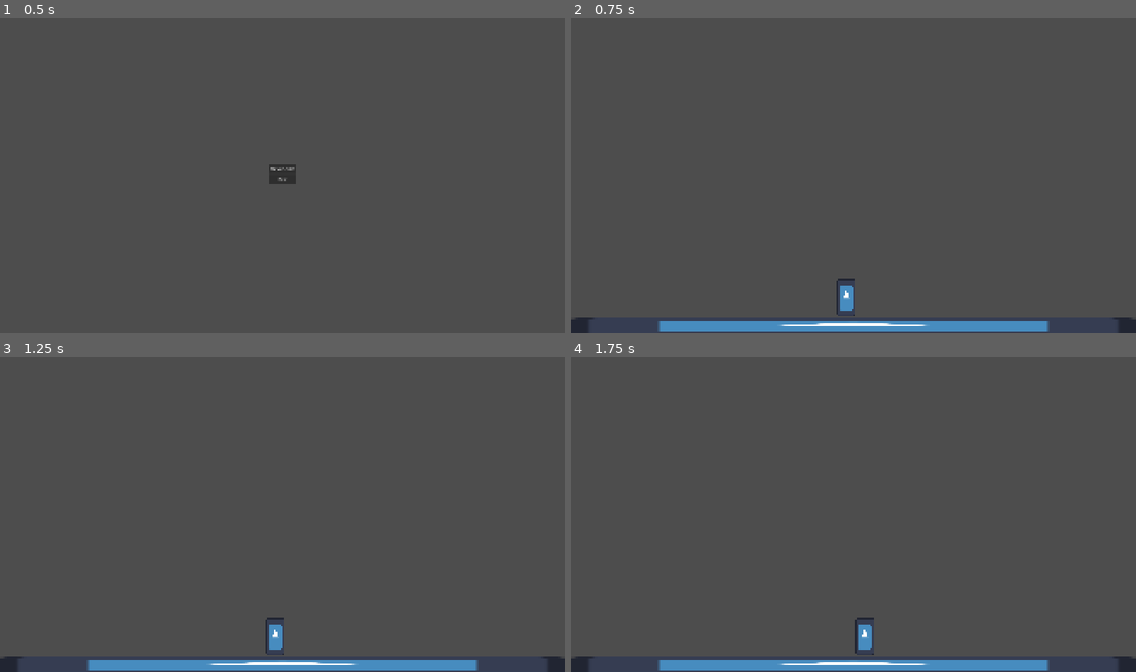
Above: before the commit, frames 1-4 (two rows, left to right).
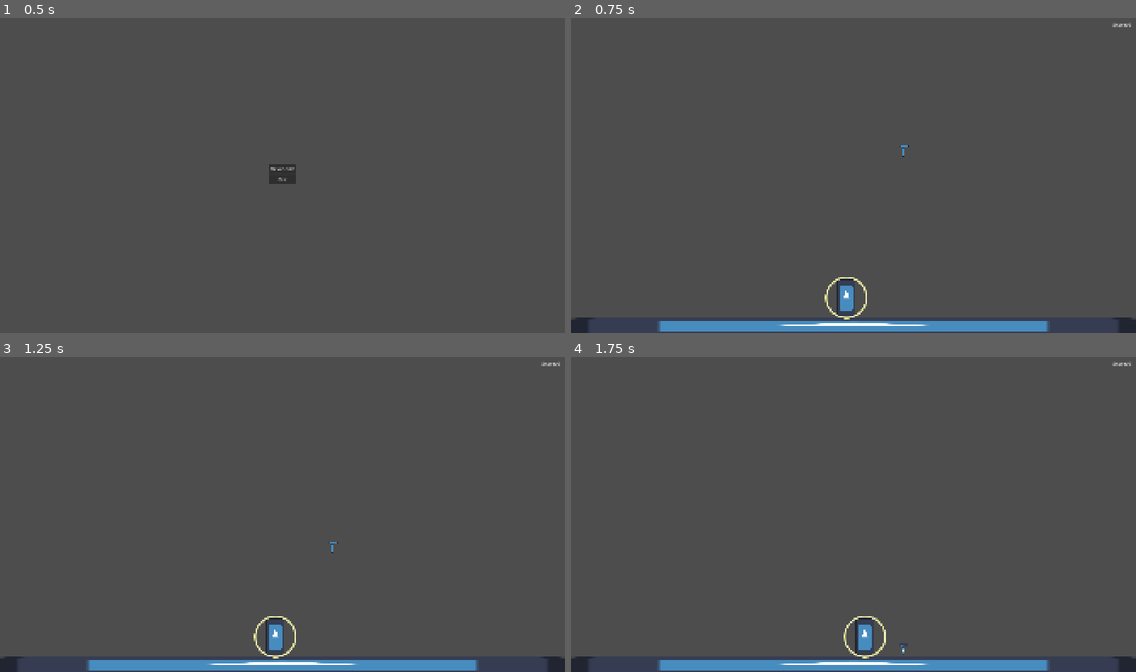
Above: after the commit, the same moments.

Repository: ozyr501/hammer-clown
Game: Godot game, scene res://scenes/main_menu/MainMenu.tscn
Two runs of this game, one before a commit and one after it. Both use one fixed random seed, a clock stepped at 60 frames per second and the inputs below. The engine's default icon, where the game draws it, is replaced by a stand-in: a white triangle on a blue panel in a dark square.
Inputs (mouse positions are in pixels of both pictures, inside the frame that each line leads up to):
- Up to frame 1 (0.5 s): no input
- Up to frame 2 (0.75 s): click "New Game" at 0.5 s
- Up to frame 3 (1.25 s): no input
- Up to frame 4 (1.75 s): tap Enter at 1.25 s; move the mouse to (977, 498) at 1.27 s; hold D (move_right) from 1.28 s (still down); click (977, 498) at 1.42 s

Frame 1 is identical in both runs. In frame 2, 0.2% of the frame differs, in the area x 44-100%, y 1-96%; in frame 3, 0.2%; in frame 4, 0.2%.

Commit message:
Add throwing
Add ability to throw hammer and score points

Diff:
--- a/project.godot
+++ b/project.godot
@@ -36,6 +36,11 @@
 , Object(InputEventKey,"resource_local_to_scene":false,"resource_name":"","device":-1,"window_id":0,"alt_pressed":false …(186 unchanged characters)…
 ]
 }
+reset={
+"deadzone": 0.2,
+"events": [Object(InputEventKey,"resource_local_to_scene":false,"resource_name":"","device":-1,"window_id":0,"alt_pressed":false,"shift_pressed":false,"ctrl_pressed":false,"meta_pressed":false,"pressed":false,"keycode":0,"physical_keycode":82,"key_label":0,"unicode":114,"location":0,"echo":false,"script":null)
+]
+}
 
 [physics]
 
--- a/scenes/level_1/Level1.tscn
+++ b/scenes/level_1/Level1.tscn
@@ -1,17 +1,29 @@
 [gd_scene format=3 uid="uid://detjtb3sxgg67"]
 
+[ext_resource type="Script" uid="uid://dbxlo7u5y7rr4" path="res://scenes/level_1/level_1.gd" id="1_0xxql"]
 [ext_resource type="Texture2D" uid="uid://b4jn3qm4a1yiq" path="res://icon.svg" id="1_a8rhv"]
 [ext_resource type="Script" uid="uid://ce50voeolrnc" path="res://scenes/level_1/main_character.gd" id="2_ff1sk"]
+[ext_resource type="Script" uid="uid://dn5jpe5n8dpp5" path="res://scenes/level_1/juggleable_body.gd" id="3_juggleable"]
+[ext_resource type="Texture2D" uid="uid://t0ve1s2r08sd" path="res://halo.png" id="4_g8mao"]
 
 [sub_resource type="WorldBoundaryShape2D" id="WorldBoundaryShape2D_0pk7q"]
 
 [sub_resource type="RectangleShape2D" id="RectangleShape2D_0pk7q"]
 size = Vector2(64, 128)
 
+[sub_resource type="CircleShape2D" id="CircleShape2D_0xxql"]
+radius = 72.0
+
+[sub_resource type="WorldBoundaryShape2D" id="WorldBoundaryShape2D_xrb6a"]
+normal = Vector2(0, 1)
+
 [node name="Level1" type="Node2D" unique_id=1729192901]
+script = ExtResource("1_0xxql")
 
 [node name="Floor" type="StaticBody2D" parent="." unique_id=1235508004]
 position = Vector2(936, 1024)
+collision_layer = 3
+collision_mask = 3
 
 [node name="FloorColider" type="CollisionShape2D" parent="Floor" unique_id=1569185143]
 shape = SubResource("WorldBoundaryShape2D_0pk7q")
@@ -31,3 +43,68 @@
 [node name="Sprite2D" type="Sprite2D" parent="MainCharacter" unique_id=1001353163]
 scale = Vector2(0.5, 1)
 texture = ExtResource("1_a8rhv")
+
+[node name="Area2D" type="Area2D" parent="MainCharacter" unique_id=1108325038]
+collision_layer = 2
+collision_mask = 2
+
+[node name="CollisionShape2D" type="CollisionShape2D" parent="MainCharacter/Area2D" unique_id=2014345377]
+shape = SubResource("CircleShape2D_0xxql")
+
+[node name="Sprite2D" type="Sprite2D" parent="MainCharacter/Area2D" unique_id=1747845953]
+scale = Vector2(0.145, 0.145)
+texture = ExtResource("4_g8mao")
+
+[node name="Hammer" type="RigidBody2D" parent="." unique_id=724063589 groups=["Juggleable"]]
+position = Vector2(1131, 452)
+collision_layer = 2
+collision_mask = 2
+script = ExtResource("3_juggleable")
+
+[node name="Handle" type="Sprite2D" parent="Hammer" unique_id=1694543593]
+position = Vector2(0, -1.513958e-05)
+scale = Vector2(0.0625, 0.24999937)
+texture = ExtResource("1_a8rhv")
+
+[node name="Head" type="Sprite2D" parent="Hammer" unique_id=917176081]
+position = Vector2(2.1219254e-05, -20.00003)
+scale = Vector2(0.25000003, 0.06250016)
+texture = ExtResource("1_a8rhv")
+
+[node name="CollisionPolygon2D" type="CollisionPolygon2D" parent="Hammer" unique_id=1181137927]
+polygon = PackedVector2Array(-4, 16, 4, 16, 4, -16, 16, -16, 16, -24, -16, -24, -16, -16, -4, -16)
+
+[node name="ScoringArea" type="Area2D" parent="." unique_id=1866726746]
+position = Vector2(952, 576)
+collision_layer = 2
+collision_mask = 2
+
+[node name="CollisionShape2D" type="CollisionShape2D" parent="ScoringArea" unique_id=981385864]
+shape = SubResource("WorldBoundaryShape2D_xrb6a")
+
+[node name="Sprite2D" type="Sprite2D" parent="ScoringArea" unique_id=496607345]
+position = Vector2(8.000023, -2)
+scale = Vector2(15, 0.031250004)
+texture = ExtResource("1_a8rhv")
+
+[node name="CanvasLayer" type="CanvasLayer" parent="." unique_id=872330944]
+
+[node name="MarginContainer" type="MarginContainer" parent="CanvasLayer" unique_id=1351215836]
+anchors_preset = 15
+anchor_right = 1.0
+anchor_bottom = 1.0
+offset_right = 3.0
+grow_horizontal = 2
+grow_vertical = 2
+theme_override_constants/margin_left = 20
+theme_override_constants/margin_top = 20
+theme_override_constants/margin_right = 20
+theme_override_constants/margin_bottom = 20
+
+[node name="Label" type="Label" parent="CanvasLayer/MarginContainer" unique_id=1600241787]
+layout_mode = 2
+size_flags_horizontal = 8
+size_flags_vertical = 0
+text = "Score: 0"
+
+[connection signal="body_entered" from="ScoringArea" to="." method="_on_scoring_area_body_entered"]
--- a/scenes/level_1/hammer.gd
+++ /dev/null
@@ -1 +0,0 @@
-extends RigidBody2D
--- /dev/null
+++ b/scenes/level_1/juggleable_body.gd
@@ -0,0 +1,40 @@
+class_name JuggleableBody2D
+extends RigidBody2D
+
+var _is_held := false
+var _held_transform := Transform2D.IDENTITY
+var _release_requested := false
+var _release_velocity := Vector2.ZERO
+
+var was_thrown := false
+
+func begin_hold() -> void:
+	_held_transform = global_transform
+	_is_held = true
+	_release_requested = false
+	custom_integrator = true
+	can_sleep = false
+	sleeping = false
+
+func set_hold_position(target_position: Vector2) -> void:
+	_held_transform.origin = target_position
+
+func release(throw_velocity: Vector2) -> void:
+	_release_velocity = throw_velocity
+	_release_requested = true
+	was_thrown = true
+
+func _integrate_forces(state: PhysicsDirectBodyState2D) -> void:
+	if not _is_held:
+		return
+
+	state.transform = _held_transform
+	state.linear_velocity = Vector2.ZERO
+	state.angular_velocity = 0.0
+
+	if _release_requested:
+		state.linear_velocity = _release_velocity
+		_is_held = false
+		_release_requested = false
+		custom_integrator = false
+		can_sleep = true
--- /dev/null
+++ b/scenes/level_1/level_1.gd
@@ -0,0 +1,33 @@
+extends Node2D
+
+@onready var scoring_area: Area2D = $ScoringArea
+@onready var label: Label = $CanvasLayer/MarginContainer/Label
+
+var score : int = 0
+
+func _ready() -> void:
+	Input.mouse_mode = Input.MOUSE_MODE_CAPTURED
+
+func _input(event: InputEvent) -> void:
+	if event.is_action_pressed("ui_cancel"):
+		Input.mouse_mode = Input.MOUSE_MODE_VISIBLE
+	if event is InputEventMouseButton and event.pressed and event.button_index == MOUSE_BUTTON_LEFT:
+		Input.mouse_mode = Input.MOUSE_MODE_CAPTURED
+	if event.is_action_pressed("reset"):
+		get_tree().reload_current_scene()
+
+func _exit_tree() -> void:
+	Input.mouse_mode = Input.MOUSE_MODE_VISIBLE
+
+
+
+func _on_scoring_area_body_entered(body: Node2D) -> void:
+	if body is JuggleableBody2D and body.was_thrown:
+		score += 1
+		label.text = "Score: " + str(score)
+
+func _on_loosing_area_body_entered(body: Node2D) -> void:
+	pass
+
+func _on_losing_area_body_entered(body: Node2D) -> void:
+	pass # Replace with function body.
--- a/scenes/level_1/main_character.gd
+++ b/scenes/level_1/main_character.gd
@@ -4,7 +4,49 @@
 const CHARACTER_MAX_SPEED = 300.0
 const CHARACTER_PASSIVE_DECELERATION = 1000.0
 
+const THROW_STRENGTH = 0.2
+
+@onready var grab_area: Area2D = $Area2D
+@onready var grab_area_shape: CollisionShape2D = $Area2D/CollisionShape2D
+
+var held_body: JuggleableBody2D
+var held_offset := Vector2.ZERO
+var mouse_motion := Vector2.ZERO
+var mouse_velocity := Vector2.ZERO
+
+# overrides
+
+func _input(event: InputEvent) -> void:
+	if event is InputEventMouseMotion:
+		mouse_motion += event.relative
+
+	if event is InputEventMouseButton \
+	and event.button_index == MOUSE_BUTTON_LEFT \
+	and event.pressed:
+		grab()
+
 func _physics_process(delta: float) -> void:
+	movement(delta)
+	hold_or_throw(delta)
+
+
+# input
+
+func grab() -> void:
+	if is_instance_valid(held_body):
+		return
+
+	for body in grab_area.get_overlapping_bodies():
+		if body is JuggleableBody2D and body.is_in_group("Juggleable"):
+			held_body = body
+			held_offset = body.global_position - global_position
+			held_body.begin_hold()
+			break
+
+
+# physics process
+
+func movement(delta: float) -> void:
 	velocity += get_gravity() * delta
 	var horizontal_input = Input.get_axis("move_left", "move_right")
 	if velocity.x == 0 or sign(horizontal_input) == sign(velocity.x):
@@ -19,3 +61,20 @@
 		velocity.x = CHARACTER_MAX_SPEED * sign(velocity.x)
 
 	move_and_slide()
+
+func hold_or_throw(delta: float) -> void:
+	var arm_length = grab_area_shape.shape.radius
+
+	mouse_velocity = mouse_motion / delta
+	held_offset = (held_offset + mouse_motion * THROW_STRENGTH).limit_length(arm_length)
+	mouse_motion = Vector2.ZERO
+
+	if not is_instance_valid(held_body):
+		return
+
+
+	held_body.set_hold_position(global_position + held_offset)
+
+	if not Input.is_mouse_button_pressed(MOUSE_BUTTON_LEFT):
+		held_body.release(mouse_velocity * THROW_STRENGTH)
+		held_body = null
Binary file added: halo.png
Not shown, added: halo.png.import
Not shown, removed: scenes/level_1/hammer.gd.uid
Not shown, added: scenes/level_1/juggleable_body.gd.uid
Not shown, added: scenes/level_1/level_1.gd.uid
